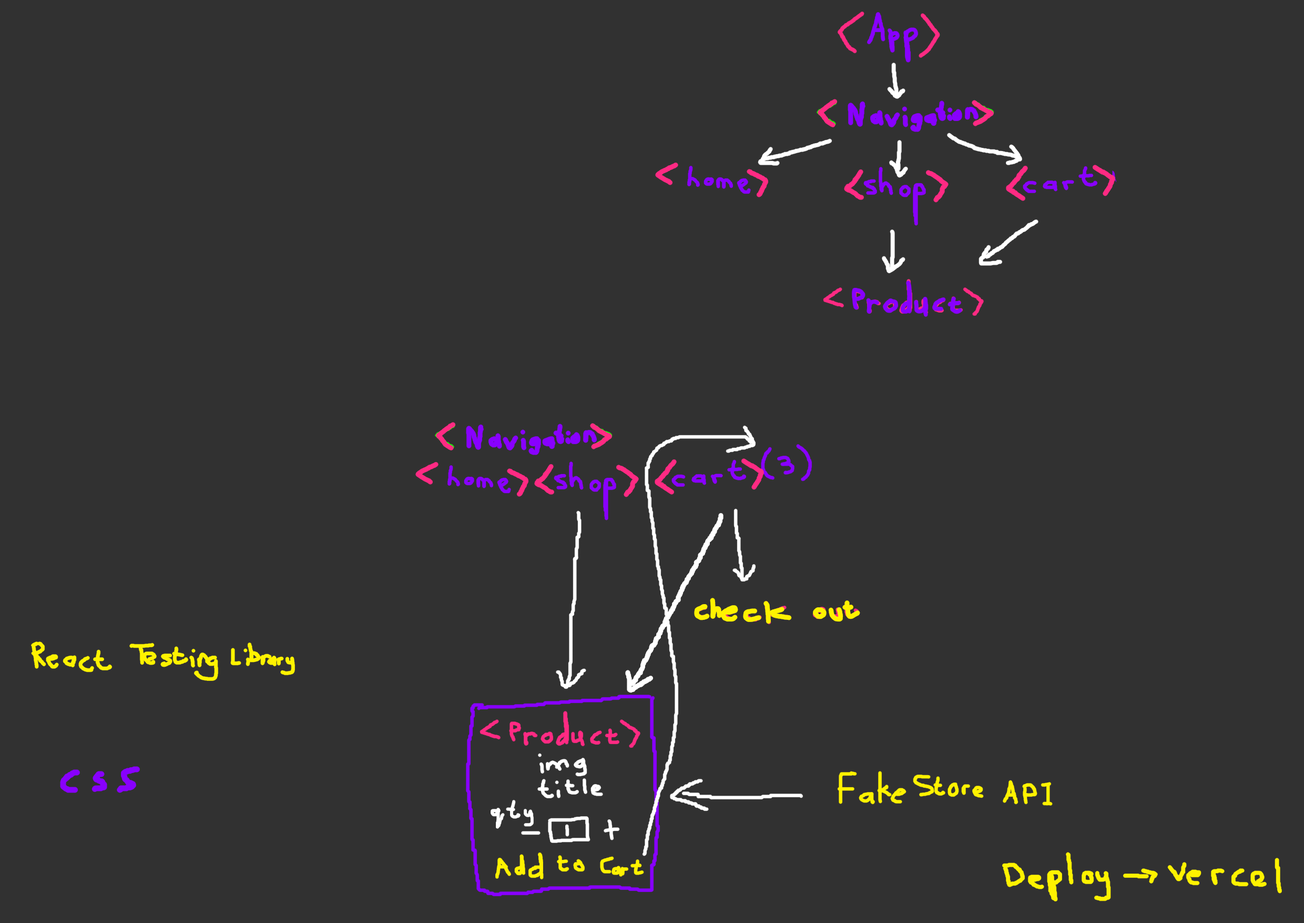
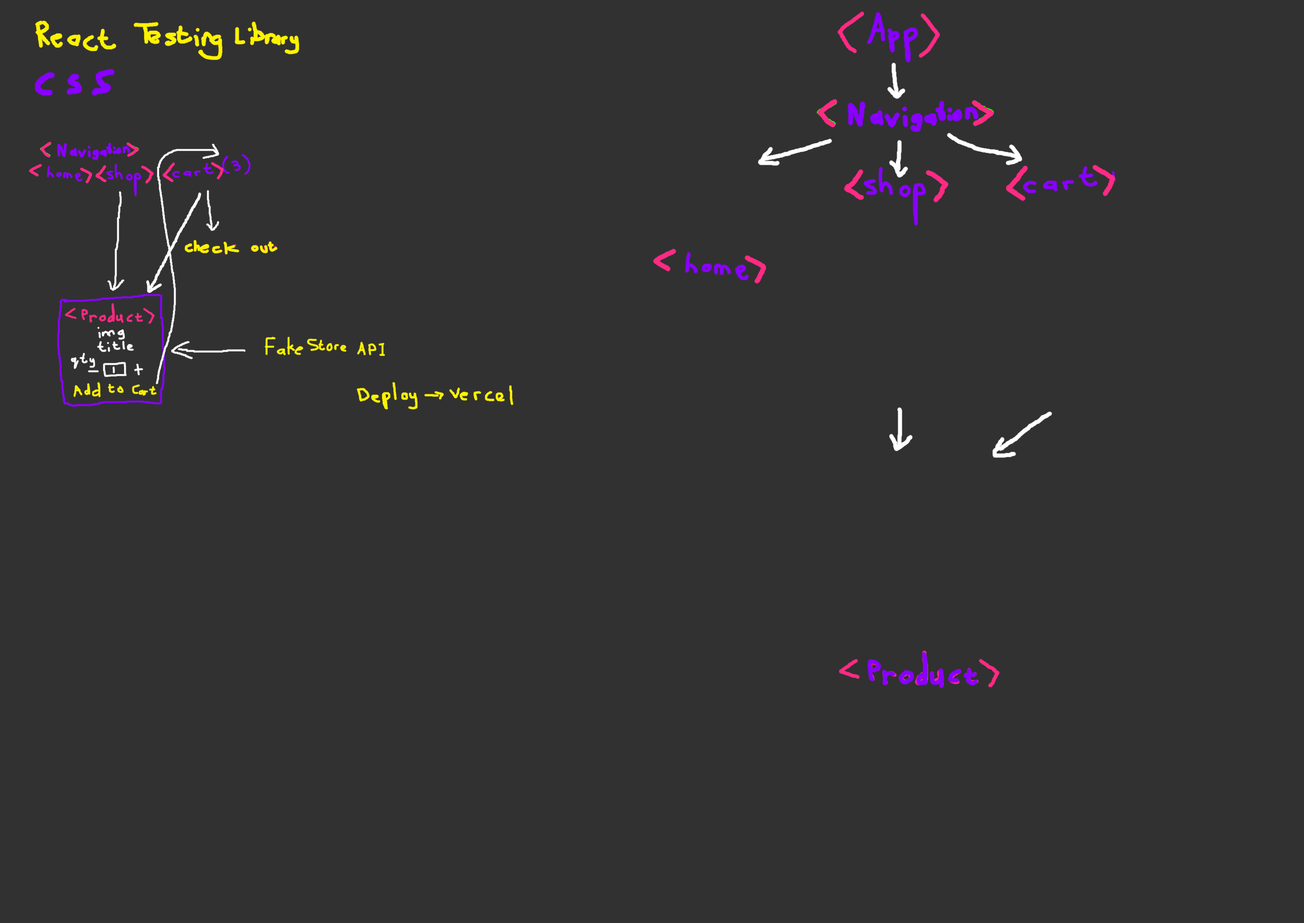
Revision of a layered (1304, 923) image; what changed, layer by layer:
painted on "Paint Layer 1" over [28, 20, 1283, 901]
